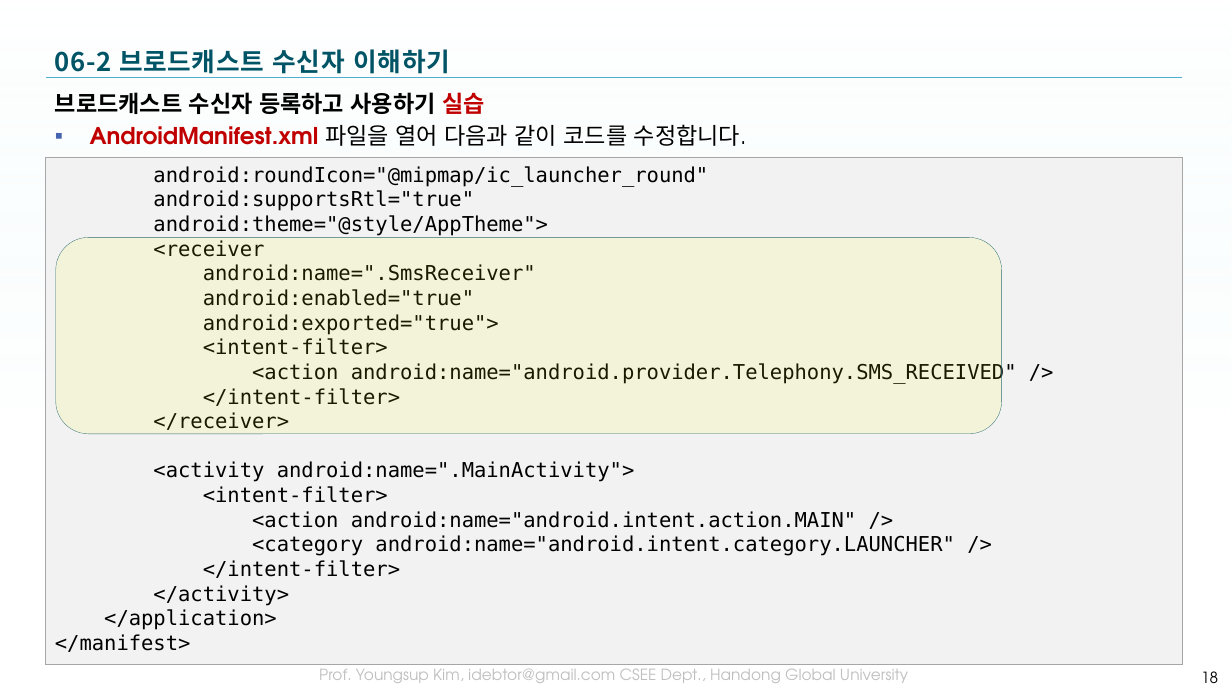
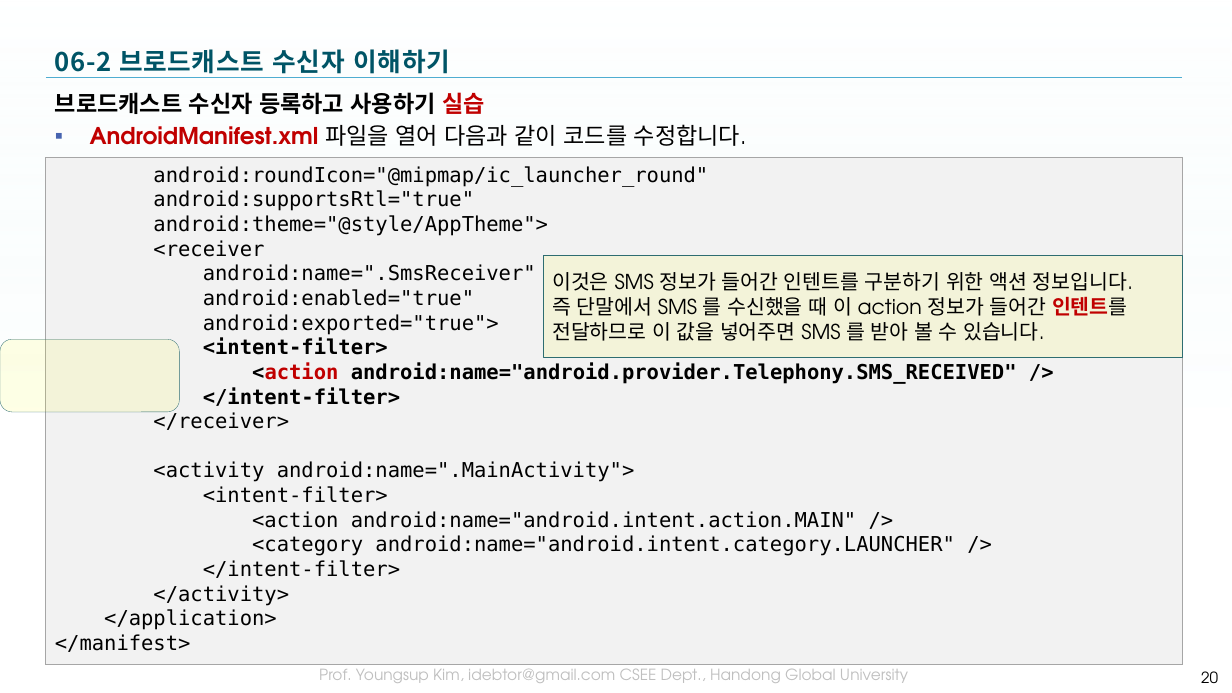
Before and after one commit to tae7841/HuStarAS, a slide deck: slide 20 of ppts/06Service.pptx (slide 18 before the commit). Drawn at 1232x693 pixels with LibreOffice and Linux fonts; fonts in the diff are those of the drawing; background and template pictures are left out. Boxes give left, top, right and bottom in pixels: in the first picture for what was removed or moved away, otherwise in the second. Text is boxed around its words. In the diff, an @@ line names an element or a change of style, - is before the commit and + after.

```diff
--- a/ppts/06Service.pptx
+++ b/ppts/06Service.pptx
@@ rectangle added at <box>543,255,1183,357</box>, fill #FFFF00 at 10% opacity, outline #2F6D72 0.25 pt, 16 pt, text #000000 @@
+이것은 SMS 정보가 들어간 인텐트를 구분하기 위한 액션 정보입니다.
+즉 단말에서 SMS 를 수신했을 때 이 action 정보가 들어간 인텐트를 전달하므로 이 값을 넣어주면 SMS 를 받아 볼 수 있습니다.
@@ rounded rectangle: place and size @@
-rounded rectangle at <box>55,238,1002,434</box>
+rounded rectangle at <box>0,339,179,412</box>
@@ text in rectangle at <box>203,338,1017,406</box>: bold on in "<intent-filter>", "<action android:name="android.provider.Telephony.SMS_RECEIVE ...", "</intent-filter>"; text colour #000000 to #C00000 in "<action" @@
@@ page number at <box>1201,671,1218,683</box>: text changed @@
-18
+20
```
Also in this commit, not shown: 15 other slides changed, 2 slides added.
